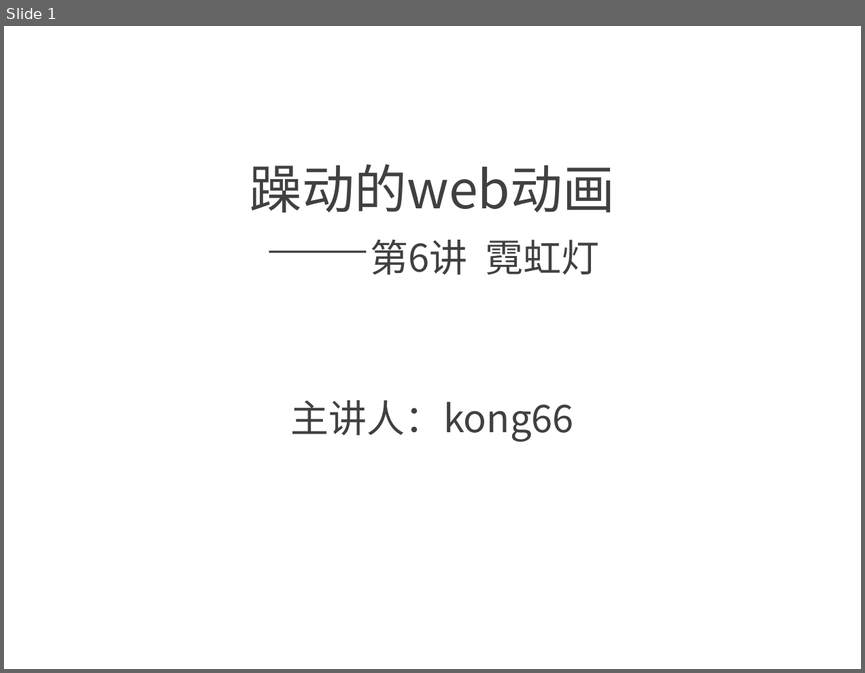
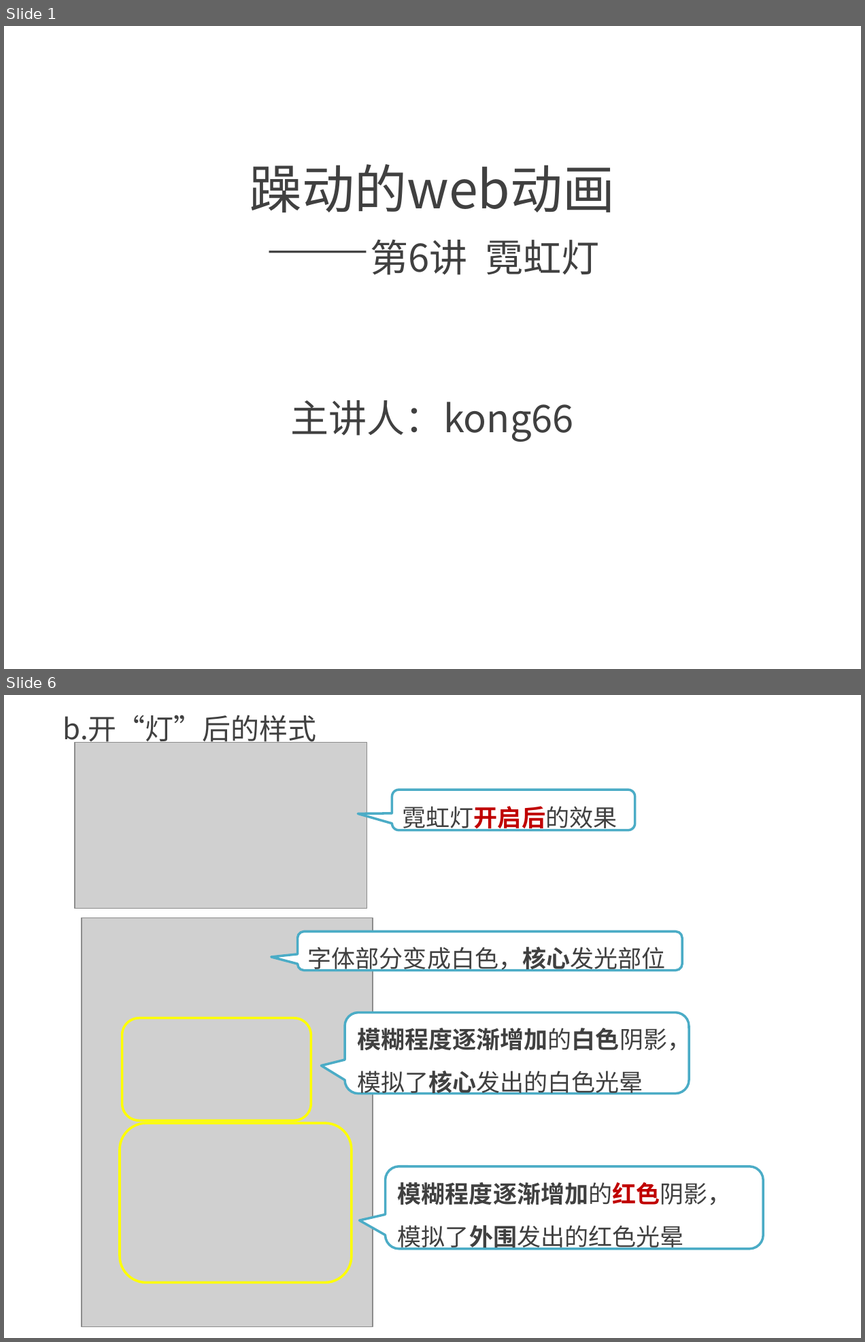
Before and after one commit to kong66/webAni, a slide deck: 6-neon/neon.pptx. Shown one above the other, each under a label of ours: slide 1 before the commit, slides 1 and 6 after it; the slides between them are not shown. The pictures are 865x673 and 865x1342 pixels, drawn with LibreOffice and Linux fonts; fonts in the diff are those of the drawing; grey boxes stand for pictures. Boxes give left, top, right and bottom in pixels: in the first picture for what was removed or moved away, otherwise in the second. Text is boxed around its words. In the diff, an @@ line names an element or a change of style, - is before the commit and + after.

```diff
--- a/6-neon/neon.pptx
+++ b/6-neon/neon.pptx
@@ slide 6 added at (x1=4, y1=695, x2=861, y2=1338), background #FFFFFF @@
@@ text added at (x1=63, y1=715, x2=317, y2=747), 24 pt, text #404040 @@
+b.开“灯”后的样式
@@ picture added at (x1=75, y1=742, x2=367, y2=909) @@
@@ rounded speech box added at (x1=392, y1=790, x2=634, y2=830), fill #FFFFFF, outline #4BACC6 2 pt, 20 pt, text #404040 @@
+霓虹灯开启后的效果
@@ picture added at (x1=82, y1=918, x2=373, y2=1327) @@
@@ rounded speech box added at (x1=298, y1=932, x2=683, y2=970), fill #FFFFFF, outline #4BACC6 2 pt, 20 pt, text #404040 @@
+字体部分变成白色，核心发光部位
@@ rounded rectangle added at (x1=122, y1=1018, x2=311, y2=1121), outline #FFFF00 2 pt @@
@@ rounded speech box added at (x1=345, y1=1012, x2=689, y2=1093), fill #FFFFFF, outline #4BACC6 2 pt, 20 pt, text #404040 @@
+模糊程度逐渐增加的白色阴影，模拟了核心发出的白色光晕
@@ rounded rectangle added at (x1=120, y1=1123, x2=352, y2=1282), outline #FFFF00 2 pt @@
@@ rounded speech box added at (x1=385, y1=1166, x2=763, y2=1249), fill #FFFFFF, outline #4BACC6 2 pt, 20 pt, text #404040 @@
+模糊程度逐渐增加的红色阴影，模拟了外围发出的红色光晕
```
Also in this commit, not shown: 4 slides changed, 13 other slides added, 10 slides removed, 1 other file.
